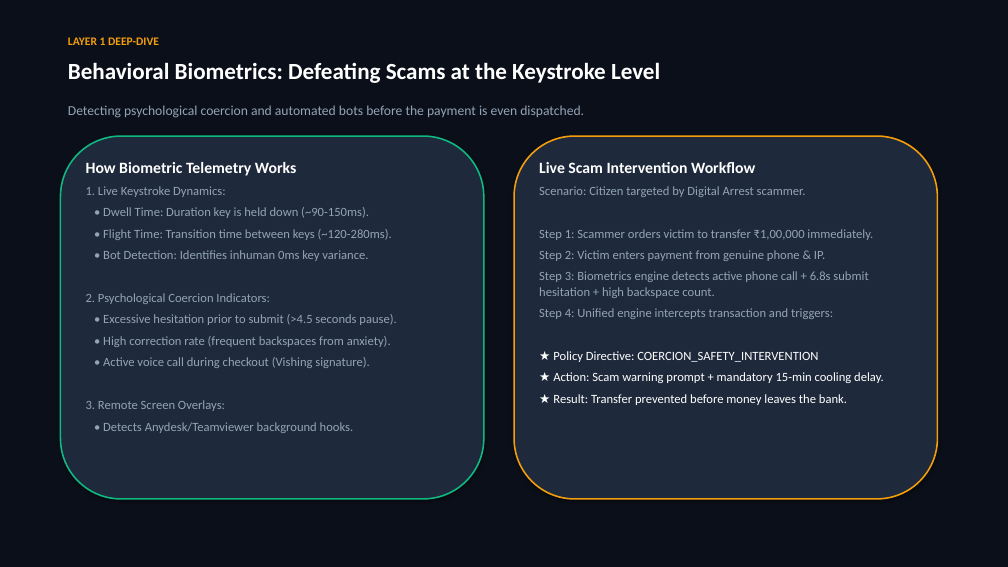
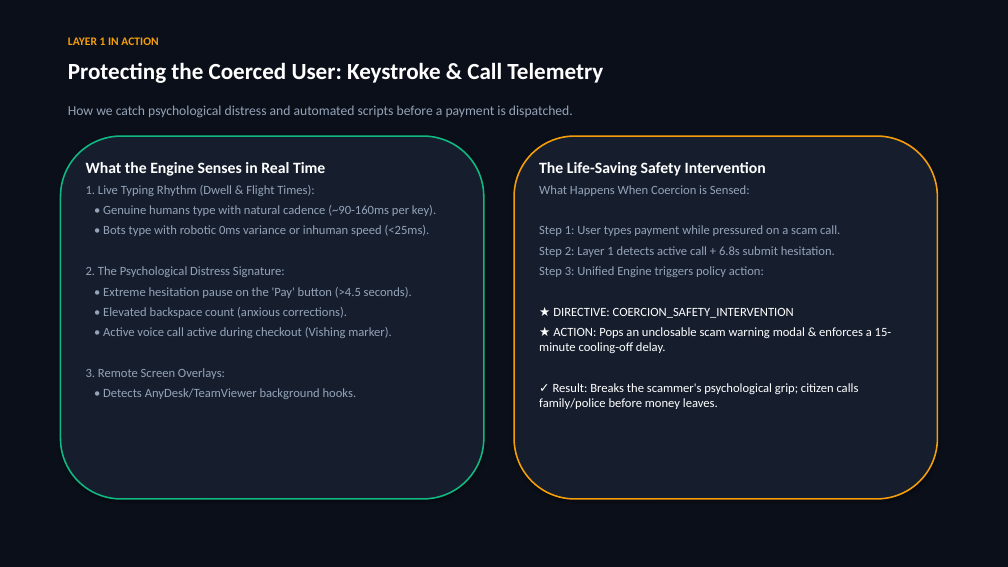
Before and after one commit to Abhay-s-8/defense, a slide deck: slide 4 of docs/AI_Defense_Lab_Presentation.pptx. Drawn at 1008x567 pixels with LibreOffice and Linux fonts; fonts in the diff are those of the drawing. Boxes give left, top, right and bottom in pixels: in the first picture for what was removed or moved away, otherwise in the second. Text is boxed around its words. In the diff, an @@ line names an element or a change of style, - is before the commit and + after.

```diff
--- a/docs/AI_Defense_Lab_Presentation.pptx
+++ b/docs/AI_Defense_Lab_Presentation.pptx
@@ text at box(68, 37, 158, 45): text changed @@
-LAYER 1 DEEP-DIVE
+LAYER 1 IN ACTION
@@ text at box(68, 62, 603, 83): text changed @@
-Behavioral Biometrics: Defeating Scams at the Keystroke Level
+Protecting the Coerced User: Keystroke & Call Telemetry
@@ text at box(68, 105, 573, 118): text changed @@
-Detecting psychological coercion and automated bots before the payment is even dispatched.
+How we catch psychological distress and automated scripts before a payment is dispatched.
@@ rounded rectangle "What the Engine Senses in ..." at box(60, 136, 484, 499): fill #1E293B to #161E2E @@
@@ rounded rectangle "The Life-Saving Safety Intervention" at box(514, 136, 938, 499): fill #1E293B to #161E2E @@
@@ text in rounded rectangle at box(86, 162, 436, 338): text changed @@
-How Biometric Telemetry Works
-1. Live Keystroke Dynamics:
-• Dwell Time: Duration key is held down (~90-150ms).
-• Flight Time: Transition time between keys (~120-280ms).
-• Bot Detection: Identifies inhuman 0ms key variance.
-2. Psychological Coercion Indicators:
-• Excessive hesitation prior to submit (>4.5 seconds pause).
-• High correction rate (frequent backspaces from anxiety).
-• Active voice call during checkout (Vishing signature).
+What the Engine Senses in Real Time
+1. Live Typing Rhythm (Dwell & Flight Times):
+• Genuine humans type with natural cadence (~90-160ms per key).
+• Bots type with robotic 0ms variance or inhuman speed (<25ms).
+2. The Psychological Distress Signature:
+• Extreme hesitation pause on the 'Pay' button (>4.5 seconds).
+• Elevated backspace count (anxious corrections).
+• Active voice call active during checkout (Vishing marker).
@@ text in rounded rectangle at box(539, 162, 892, 409): text changed; text colour #94A3B8 to #FFFFFF @@
-Live Scam Intervention Workflow
-Scenario: Citizen targeted by Digital Arrest scammer.
-Step 1: Scammer orders victim to transfer ₹1,00,000 immediately.
-Step 2: Victim enters payment from genuine phone & IP.
-Step 3: Biometrics engine detects active phone call + 6.8s submit hesitation + high backspace count.
-Step 4: Unified engine intercepts transaction and triggers:
-★ Policy Directive: COERCION_SAFETY_INTERVENTION
-★ Action: Scam warning prompt + mandatory 15-min cooling delay.
-★ Result: Transfer prevented before money leaves the bank.
+The Life-Saving Safety Intervention
+What Happens When Coercion is Sensed:
+Step 1: User types payment while pressured on a scam call.
+Step 2: Layer 1 detects active call + 6.8s submit hesitation.
+Step 3: Unified Engine triggers policy action:
+★ DIRECTIVE: COERCION_SAFETY_INTERVENTION
+★ ACTION: Pops an unclosable scam warning modal & enforces a 15-minute cooling-off delay.
+✓ Result: Breaks the scammer's psychological grip; citizen calls family/police before money leaves.
@@ text in rounded rectangle at box(86, 368, 225, 379): less space between paragraphs @@
@@ text in rounded rectangle at box(103, 388, 357, 399): text changed @@
-• Detects Anydesk/Teamviewer background hooks.
+• Detects AnyDesk/TeamViewer background hooks.
```
Also in this commit, not shown: 10 other slides changed, 1 slide added, 1 slide removed, 2 other files.
